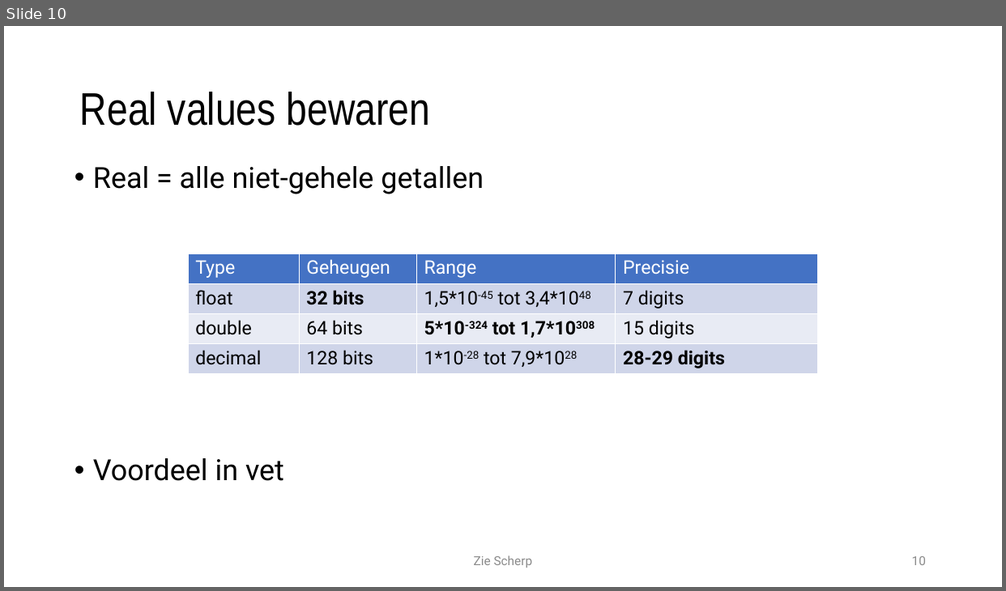
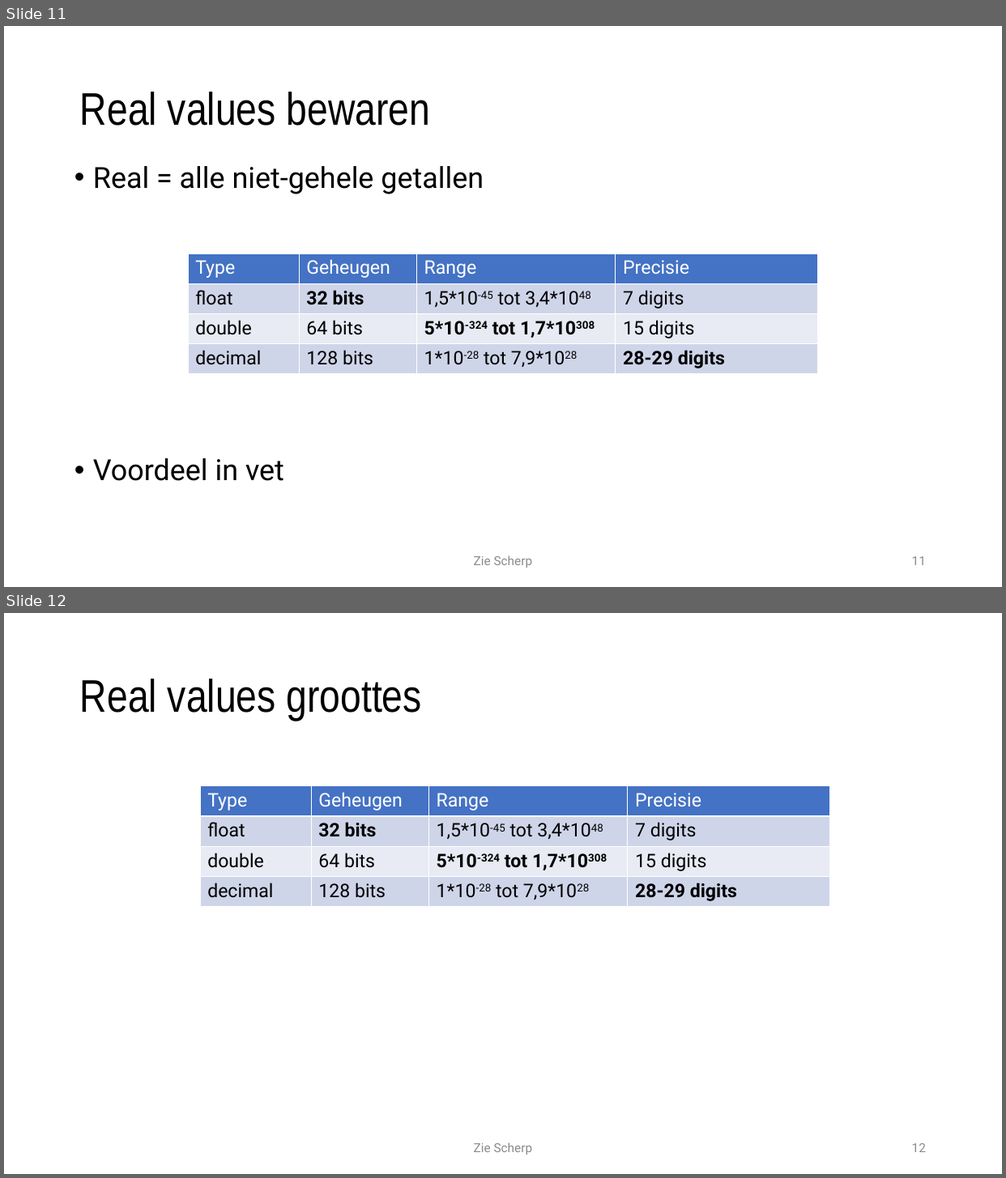
Before and after one commit to timdams/csharpbook, a slide deck: _SLIDES/2020/H2- De basiconcepten van cs/H2_2_Datatypes.pptx. Shown one above the other, each under a label of ours: slide 10 before the commit, slides 11 and 12 after it. The pictures are 1006x591 and 1006x1178 pixels, drawn with LibreOffice and Linux fonts; fonts in the diff are those of the drawing; background and template pictures are left out. Boxes give left, top, right and bottom in pixels: in the first picture for what was removed or moved away, otherwise in the second. Text is boxed around its words. In the diff, an @@ line names an element or a change of style, - is before the commit and + after.

```diff
--- a/_SLIDES/2020/H2- De basiconcepten van cs/H2_2_Datatypes.pptx
+++ b/_SLIDES/2020/H2- De basiconcepten van cs/H2_2_Datatypes.pptx
@@ slide 12 added at bbox=[4, 613, 1002, 1174], background #FFFFFF @@
@@ title added at bbox=[80, 679, 422, 720], 44 pt, text #000000 @@
+Real values groottes
@@ table added at bbox=[200, 786, 829, 906], 4 rows, 4 columns @@
+Type | Geheugen | Range | Precisie
+float | 32 bits | 1,5*10-45 tot 3,4*1048 | 7 digits
+double | 64 bits | 5*10-324 tot 1,7*10308 | 15 digits
+decimal | 128 bits | 1*10-28 tot 7,9*1028 | 28-29 digits
@@ text added at bbox=[474, 1143, 533, 1155], 12 pt, text #8C8C8C @@
+Zie Scherp
@@ page number added at bbox=[912, 1144, 926, 1152], 12 pt, text #8C8C8C @@
+12
@@ what was slide 10 is now slide 11 @@
@@ page number at bbox=[912, 557, 926, 565]: text changed @@
-10
+11
```
Also in this commit, not shown: 1 other slide added, 8 other files.
